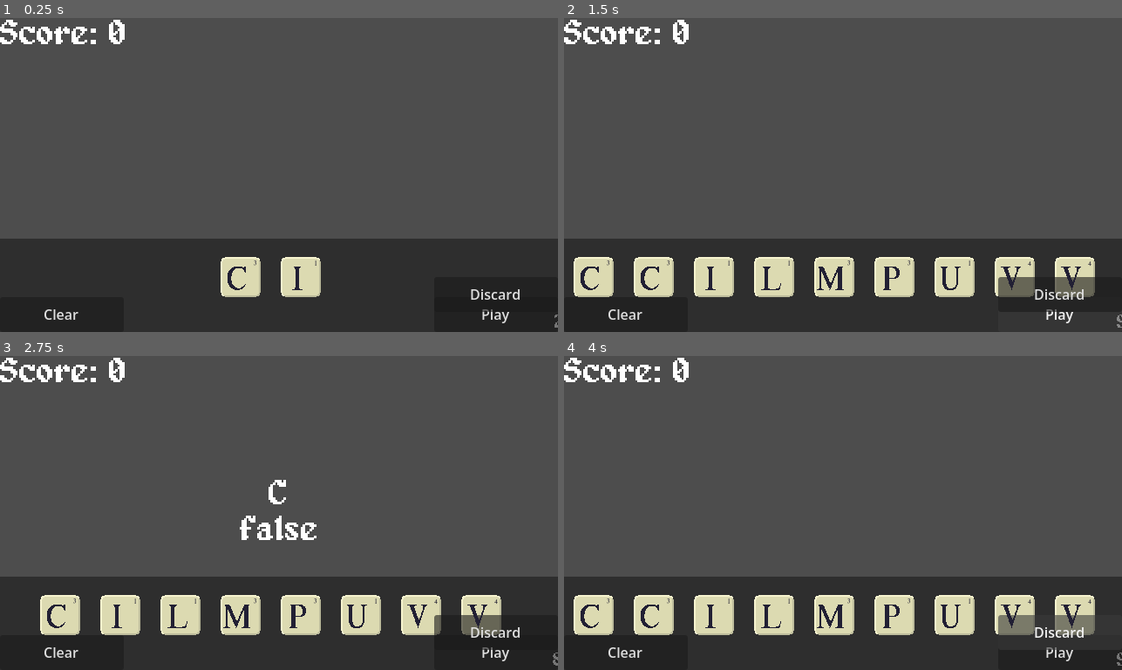
Above: before the commit, frames 1-4 (two rows, left to right).
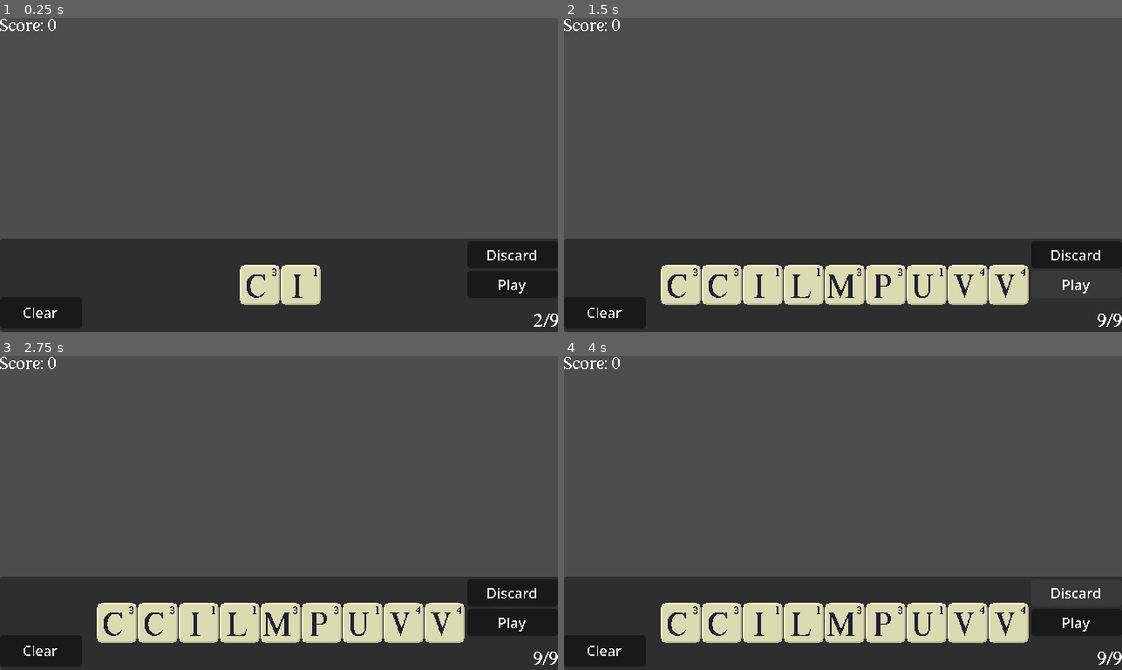
Above: after the commit, the same moments.

Repository: Dead-Vortex/Lexigraph
Game: Godot game, scene res://scenes/game.tscn
Same seed, same stepped clock (60 frames per second), same inputs: the game is played once before the commit and once after it.
Inputs (mouse positions are in pixels of both pictures, inside the frame that each line leads up to):
- Up to frame 1 (0.25 s): no input
- Up to frame 2 (1.5 s): click "Play" at 0.5 s; click "Play" at 1.25 s
- Up to frame 3 (2.75 s): click (39, 622) at 2.02 s
- Up to frame 4 (4 s): click "Clear" at 2.75 s; click "Discard" at 3.5 s

The runs differ from the first frame. In frame 1, 2.9% of the frame differs, in the area x 0-100%, y 0-100%; in frame 2, 10%; in frame 3, 9.9%; in frame 4, 11%.

Commit message:
PIXEL FONTS ui cleanup
moved around the ui, added a pixel font for tile numbers, and added a simple shader to make normal text pixelated (configurable)

Diff:
--- a/project.godot
+++ b/project.godot
@@ -26,9 +26,13 @@
 window/stretch/mode="viewport"
 window/stretch/aspect="expand"
 
+[editor]
+
+movie_writer/movie_file="/Users/felixhart/Documents/GitHub/Lexigraph/movie"
+
 [rendering]
 
-textures/canvas_textures/default_texture_filter=0
+textures/canvas_textures/default_texture_filter=3
 renderer/rendering_method="gl_compatibility"
 renderer/rendering_method.mobile="gl_compatibility"
 2d/snap/snap_2d_transforms_to_pixel=true
--- a/scenes/game.tscn
+++ b/scenes/game.tscn
@@ -2,9 +2,25 @@
 
 [ext_resource type="Script" uid="uid://b4sv206etsm6" path="res://scripts/game.gd" id="1_yqjtg"]
 [ext_resource type="FontFile" uid="uid://buu5abmaksqkd" path="res://fonts/alagard.ttf" id="2_yqjtg"]
+[ext_resource type="FontFile" uid="uid://cplknmcpefu3s" path="res://fonts/Times New Normal Regular.ttf" id="3_lnu2h"]
+[ext_resource type="Material" uid="uid://dp6tyqiu8s2a1" path="res://shaders/pixeltext.tres" id="4_lbhrr"]
+
+[sub_resource type="Shader" id="Shader_lbhrr"]
+code = "shader_type canvas_item;
+
+uniform float threshold : hint_range(0.0, 1.0) = 0.5;
+
+void fragment() {
+    COLOR.a = step(threshold, COLOR.a);
+}
+"
+
+[sub_resource type="ShaderMaterial" id="ShaderMaterial_iywne"]
+shader = SubResource("Shader_lbhrr")
+shader_parameter/threshold = 0.400000019
 
 [sub_resource type="LabelSettings" id="LabelSettings_yqjtg"]
-font = ExtResource("2_yqjtg")
+font = ExtResource("3_lnu2h")
 font_size = 22
 
 [sub_resource type="LabelSettings" id="LabelSettings_lnu2h"]
@@ -12,8 +28,8 @@
 font_size = 40
 
 [sub_resource type="LabelSettings" id="LabelSettings_lbhrr"]
-font = ExtResource("2_yqjtg")
-font_size = 40
+font = ExtResource("3_lnu2h")
+font_size = 20
 
 [node name="Control" type="Control" unique_id=225371765]
 layout_mode = 3
@@ -35,9 +51,9 @@
 anchor_top = 1.0
 anchor_right = 0.5
 anchor_bottom = 1.0
-offset_left = -355.0
+offset_left = -320.0
 offset_top = -107.0
-offset_right = 355.0
+offset_right = 321.0
 grow_horizontal = 2
 grow_vertical = 0
 
@@ -47,6 +63,7 @@
 alignment = 1
 
 [node name="HandCounter" type="Label" parent="HandPanelContainer" unique_id=1104539642]
+material = SubResource("ShaderMaterial_iywne")
 layout_mode = 2
 size_flags_horizontal = 8
 size_flags_vertical = 8
@@ -72,43 +89,49 @@
 vertical_alignment = 1
 
 [node name="ClearWord" type="Button" parent="." unique_id=853643499]
+material = ExtResource("4_lbhrr")
 layout_mode = 1
 anchors_preset = 2
 anchor_top = 1.0
 anchor_bottom = 1.0
 offset_top = -40.0
-offset_right = 142.0
+offset_right = 94.0
+offset_bottom = -4.0
 grow_vertical = 0
 text = "Clear"
 
 [node name="PlayWord" type="Button" parent="." unique_id=121515665]
+material = ExtResource("4_lbhrr")
 layout_mode = 1
 anchors_preset = 3
 anchor_left = 1.0
 anchor_top = 1.0
 anchor_right = 1.0
 anchor_bottom = 1.0
-offset_left = -142.0
-offset_top = -40.0
+offset_left = -104.0
+offset_top = -70.0
+offset_bottom = -39.0
 grow_horizontal = 0
 grow_vertical = 0
 text = "Play"
 
 [node name="DiscardTiles" type="Button" parent="." unique_id=1931683450]
+material = ExtResource("4_lbhrr")
 layout_mode = 1
 anchors_preset = -1
 anchor_left = 1.0
 anchor_top = 0.88000005
 anchor_right = 1.0
 anchor_bottom = 0.88000005
-offset_left = -142.0
-offset_top = -20.240051
-offset_bottom = 19.759949
+offset_left = -104.0
+offset_top = -60.80002
+offset_bottom = -29.800018
 grow_horizontal = 0
 grow_vertical = 0
 text = "Discard"
 
 [node name="ScoreCounter" type="Label" parent="." unique_id=1277986218]
+material = ExtResource("4_lbhrr")
 layout_mode = 0
 offset_right = 40.0
 offset_bottom = 23.0
--- a/scenes/tile.tscn
+++ b/scenes/tile.tscn
@@ -2,7 +2,7 @@
 
 [ext_resource type="Texture2D" uid="uid://0wgs31x3fi0s" path="res://assets/scrabblePiecesSheet.png" id="1_3dk36"]
 [ext_resource type="Script" uid="uid://ny5fxw67hxqe" path="res://scripts/tile.gd" id="1_ywnoi"]
-[ext_resource type="FontFile" uid="uid://cplknmcpefu3s" path="res://fonts/Times New Normal Regular.ttf" id="3_q7utx"]
+[ext_resource type="FontFile" uid="uid://chtp1an80eyvy" path="res://fonts/0123456789_9x7.ttf" id="3_q7utx"]
 [ext_resource type="AudioStream" uid="uid://cofbl5aeyfbh6" path="res://sounds/tile.ogg" id="4_q7utx"]
 
 [sub_resource type="LabelSettings" id="LabelSettings_q7utx"]
@@ -11,9 +11,11 @@
 font_color = Color(0.13333334, 0.1254902, 0.20392157, 1)
 
 [node name="Tile" type="Control" unique_id=1421871343]
-custom_minimum_size = Vector2(65, 65)
+custom_minimum_size = Vector2(43, 46)
 layout_mode = 3
 anchors_preset = 0
+offset_right = 46.0
+offset_bottom = 46.0
 size_flags_vertical = 4
 tooltip_text = "\"A\"
 1 Point"
@@ -21,8 +23,8 @@
 
 [node name="Button" type="Button" parent="." unique_id=10372549]
 layout_mode = 0
-offset_right = 65.0
-offset_bottom = 65.0
+offset_right = 46.0
+offset_bottom = 46.0
 flat = true
 
 [node name="TileBase" type="Sprite2D" parent="." unique_id=138283062]
@@ -44,9 +46,9 @@
 [node name="Number" type="Label" parent="." unique_id=697478805]
 layout_mode = 0
 offset_left = -12.0
-offset_top = 4.0
+offset_top = 1.0
 offset_right = 42.0
-offset_bottom = 18.0
+offset_bottom = 15.0
 text = "1"
 label_settings = SubResource("LabelSettings_q7utx")
 horizontal_alignment = 2
--- /dev/null
+++ b/shaders/pixeltext.gdshader
@@ -0,0 +1,7 @@
+shader_type canvas_item;
+
+uniform float threshold : hint_range(0.0, 1.0) = 0.5;
+
+void fragment() {
+    COLOR.a = step(threshold, COLOR.a);
+}
--- /dev/null
+++ b/shaders/pixeltext.tres
@@ -0,0 +1,7 @@
+[gd_resource type="ShaderMaterial" format=3 uid="uid://dp6tyqiu8s2a1"]
+
+[ext_resource type="Shader" uid="uid://cni3tl14yi4ig" path="res://shaders/pixeltext.gdshader" id="1_3yjxr"]
+
+[resource]
+shader = ExtResource("1_3yjxr")
+shader_parameter/threshold = 0.50000002375
Binary file added: fonts/0123456789_9x7.ttf
Not shown, added: fonts/0123456789_9x7.ttf.import
Not shown, added: shaders/pixeltext.gdshader.uid
